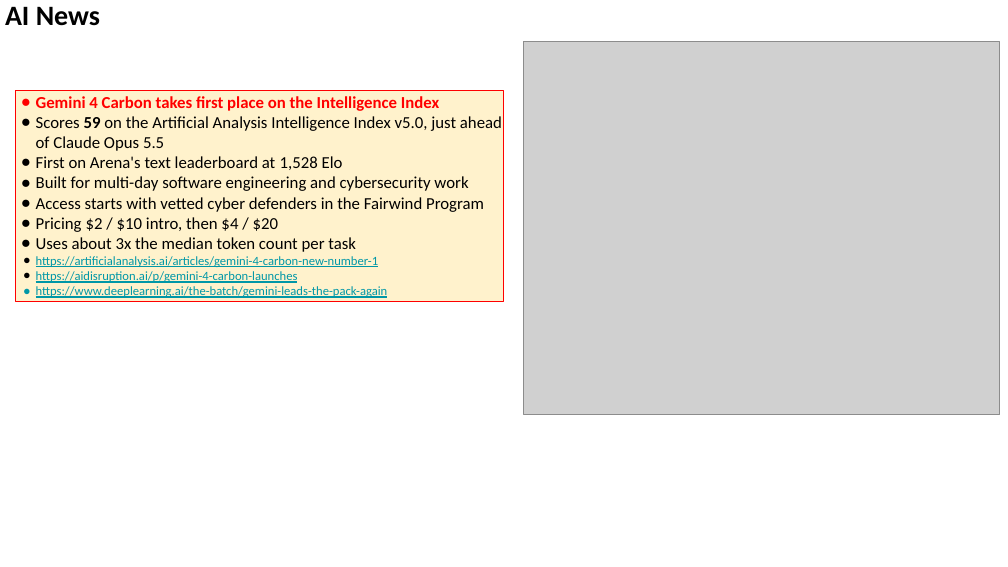
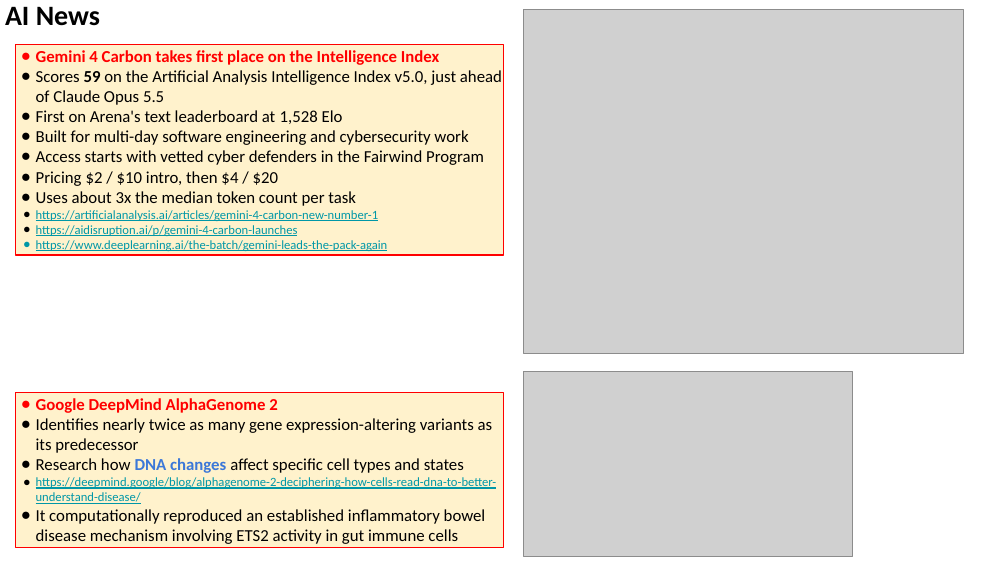
Before and after one commit to lselector/seminar, a slide deck: slide 10 of 2026/2026-11-13-AI-News.pptx (slide 9 before the commit). Drawn at 1008x567 pixels with LibreOffice and Linux fonts; fonts in the diff are those of the drawing; grey boxes stand for pictures. Boxes give left, top, right and bottom in pixels: in the first picture for what was removed or moved away, otherwise in the second. Text is boxed around its words. In the diff, an @@ line names an element or a change of style, - is before the commit and + after.

```diff
--- a/2026/2026-11-13-AI-News.pptx
+++ b/2026/2026-11-13-AI-News.pptx
@@ picture: place and size @@
-picture at <box>524,41,1000,414</box>
+picture at <box>524,9,964,354</box>
@@ rectangle "Gemini 4 Carbon takes first ...": place and size @@
-rectangle "Gemini 4 Carbon takes first ..." at <box>16,91,504,301</box>
+rectangle "Gemini 4 Carbon takes first ..." at <box>16,44,504,255</box>
@@ picture added at <box>524,372,853,557</box> @@
@@ rectangle added at <box>16,392,504,547</box>, fill #FFF2CC, outline #FF0000 0.75 pt, 12 pt, text #000000 @@
+● Google DeepMind AlphaGenome 2
+● Identifies nearly twice as many gene expression-altering variants as its predecessor
+● Research how DNA changes affect specific cell types and states
+● https://deepmind.google/blog/alphagenome-2-deciphering-how-cells-read-dna-to-better-understand-disease/
+● It computationally reproduced an established inflammatory bowel disease mechanism involving ETS2 activity in gut immune cells
```
Also in this commit, not shown: 3 other slides changed, 4 slides added.
